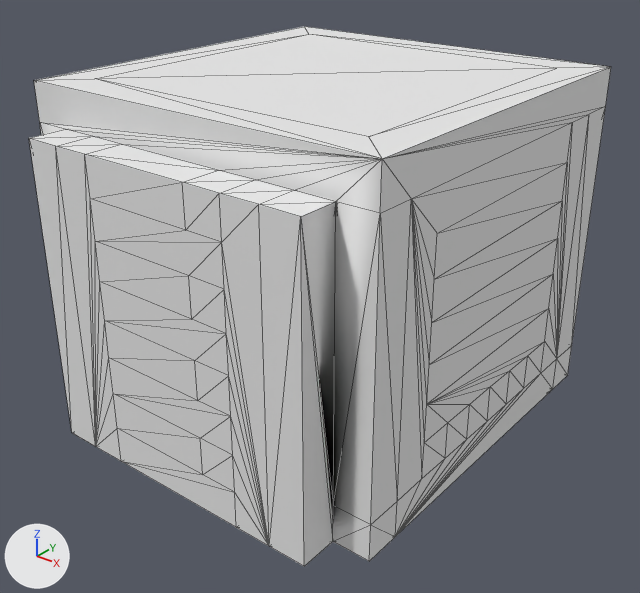
One commit to the OBJ model asset/3d/turret/export/turret.obj: the scene before it, then after it.
Before and after are seen from a camera (50 mm lens) standing at (1.342, -1.723, 1.354) and looking at (0.035, -0.09, 0.341). The axes (+X, +Y, +Z) are drawn at lower left. The lights are the same throughout. Mesh edges are drawn as thin lines. Where no turn or scale is listed for an object, it has been applied to the vertices. Vertices at the same position are counted once.

In view in the first picture: 'Untitled'.
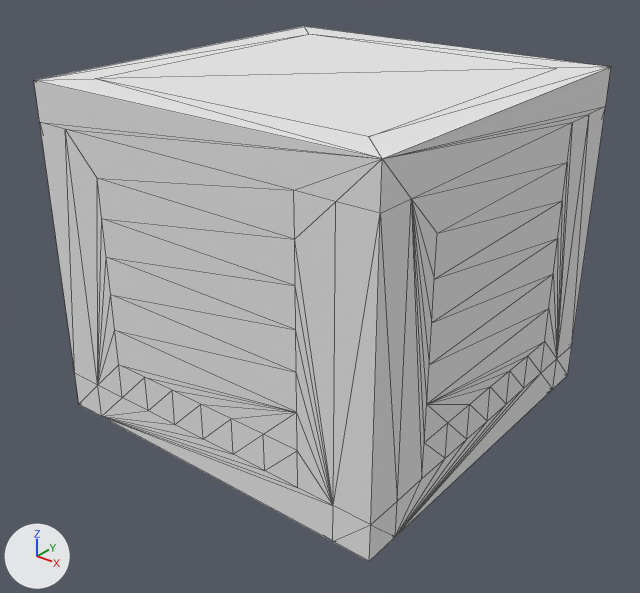
Where the change shows, as pixel boxes (x1, y1, x2, y2) in the pictures (640 x 593 px):
```json
{"object": "Untitled", "change": "reshaped", "before": [29, 26, 611, 566], "after": [34, 26, 611, 561]}
{"part": 1, "of": "me_untitled", "change": "cut back", "before": [29, 129, 380, 566], "after": [65, 129, 380, 541]}
```

Edits to the scene script, one JSON object a line:
```json
{"block": "me_untitled", "where": "# used by ob_untitled; location = (0.0, 0.0, 0.0)"}
{"op": "remove", "block": "me_untitled", "code": "me_untitled.from_pydata(...)  # 331 vertices, 676 faces; spans x -0.5..0.5, y -0.6..0.5, z 0.0..0.9"}
{"op": "add", "block": "me_untitled", "code": "me_untitled.from_pydata(...)  # 244 vertices, 484 faces; spans x -0.5..0.5, y -0.5..0.5, z 0.0..0.9"}
{"block": "me_untitled", "change": "me_untitled part 1"}
{"block": "me_untitled", "change": "105 vertices are removed from x -0.4..0.4, y -0.6..-0.4, z 0.0..0.8"}
{"block": "me_untitled", "change": "250 faces are deleted"}
{"block": "me_untitled", "change": "8 vertices are added at x -0.3..0.3, y -0.5, z 0.1..0.7"}
{"block": "me_untitled", "change": "5 new vertices lie (-0.1, 0.0, 0.0) away from vertices in x -0.2..0.4, y -0.5, z 0.1..0.2"}
{"block": "me_untitled", "change": "5 new vertices lie (0.6, 0.0, 0.1) away from vertices in x -0.3, y -0.5, z 0.2..0.6"}
{"block": "me_untitled", "change": "58 new faces join them"}
```
